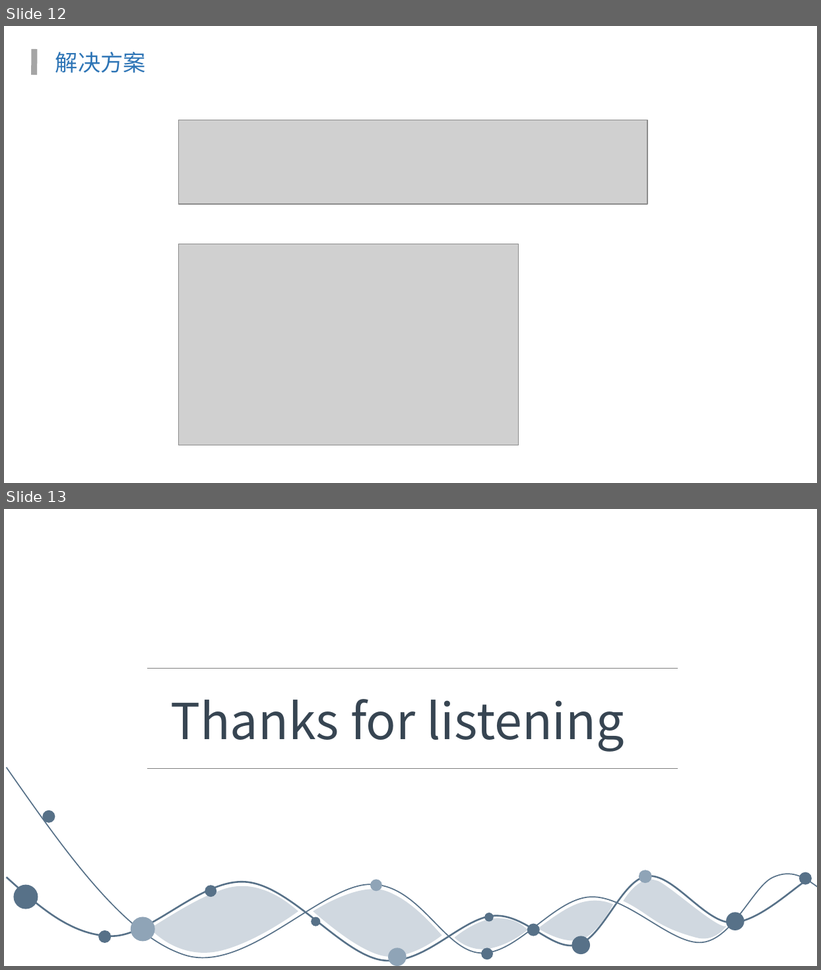
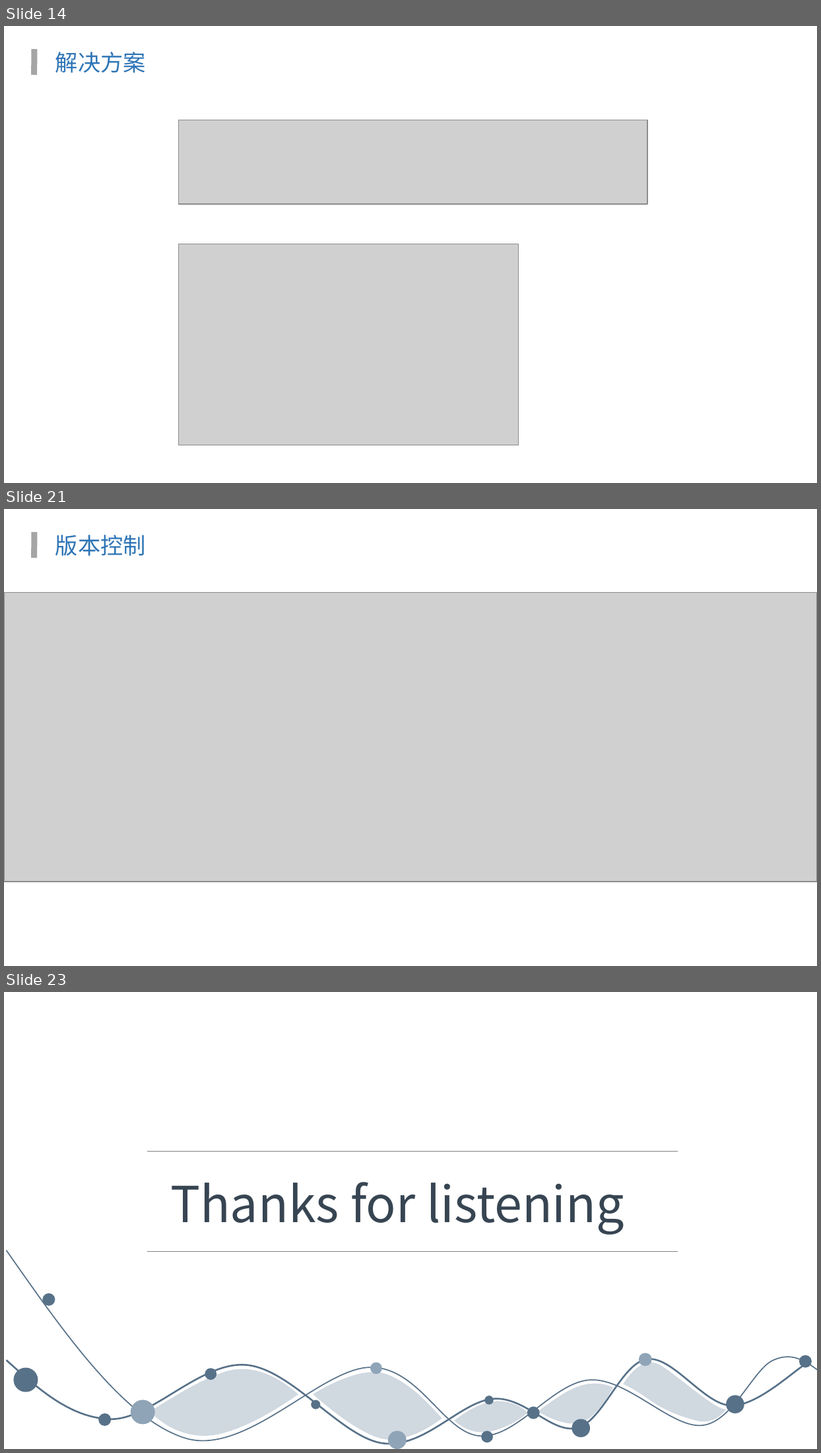
Before and after one commit to WuYunVanilla/AdvancedWebPJ, a slide deck: 高级WEB展示.pptx. Shown one above the other, each under a label of ours: slides 12 and 13 before the commit, slides 14, 21 and 23 after it; the slides between them are not shown. The pictures are 821x970 and 821x1453 pixels, drawn with LibreOffice and Linux fonts; fonts in the diff are those of the drawing; grey boxes stand for pictures. Boxes give left, top, right and bottom in pixels: in the first picture for what was removed or moved away, otherwise in the second. Text is boxed around its words. In the diff, an @@ line names an element or a change of style, - is before the commit and + after.

```diff
--- a/高级WEB展示.pptx
+++ b/高级WEB展示.pptx
@@ slide 21 added at bbox=[4, 509, 817, 966], background #FFFFFF @@
@@ line added from (34, 531) to (34, 558), #A5A5A5 5.25 pt @@
@@ text added at bbox=[55, 535, 146, 556], 20 pt, text #2E75B6 @@
+版本控制
@@ picture added at bbox=[4, 593, 817, 882] @@
@@ what was slide 12 is now slide 14 @@
@@ what was slide 13 is now slide 23 @@
```
Also in this commit, not shown: 3 slides changed, 9 other slides added, 1 other file.
